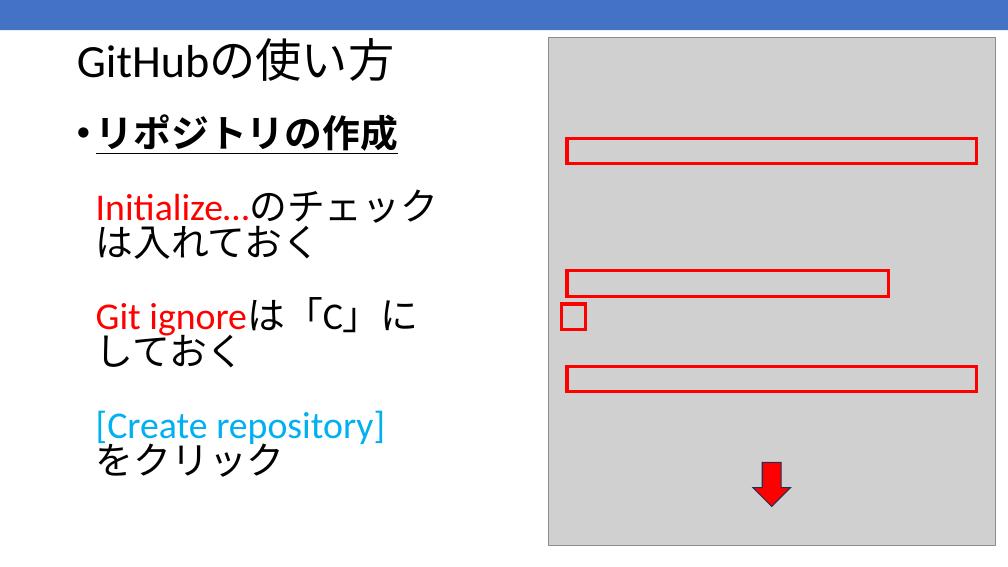
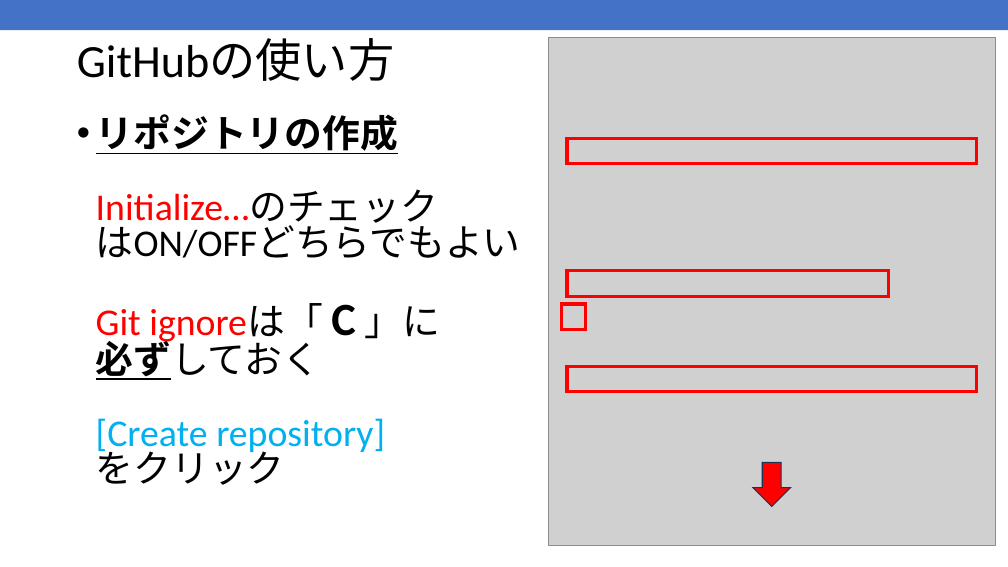
Before and after one commit to kic-murata/cpp2025, a slide deck: slide 41 of 授業資料/GitHub登録方法.pptx. Drawn at 1008x567 pixels with LibreOffice and Linux fonts; fonts in the diff are those of the drawing; grey boxes stand for pictures. Boxes give left, top, right and bottom in pixels: in the first picture for what was removed or moved away, otherwise in the second. Text is boxed around its words. In the diff, an @@ line names an element or a change of style, - is before the commit and + after.

```diff
--- a/授業資料/GitHub登録方法.pptx
+++ b/授業資料/GitHub登録方法.pptx
@@ text at [96,114,521,485]: text changed @@
-• リポジトリの作成
-  Initialize…のチェック
-  は入れておく
-  Git ignoreは「C」に
-  しておく
-  [Create repository]
-  をクリック
+• リポジトリの作成
+  Initialize…のチェック
+  はON/OFFどちらでもよい
+  Git ignoreは「 C 」に
+  必ずしておく
+  [Create repository]
+  をクリック
```
Also in this commit, not shown: 24 other slides changed.
